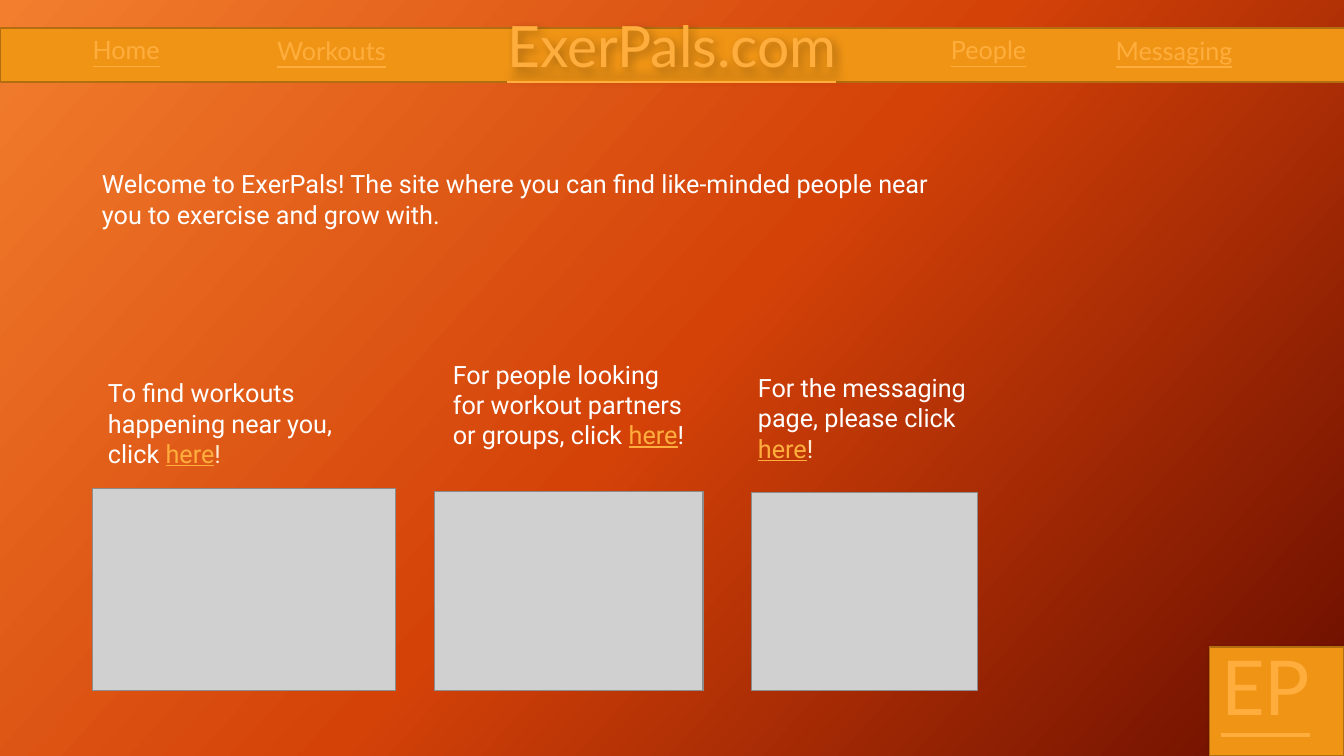
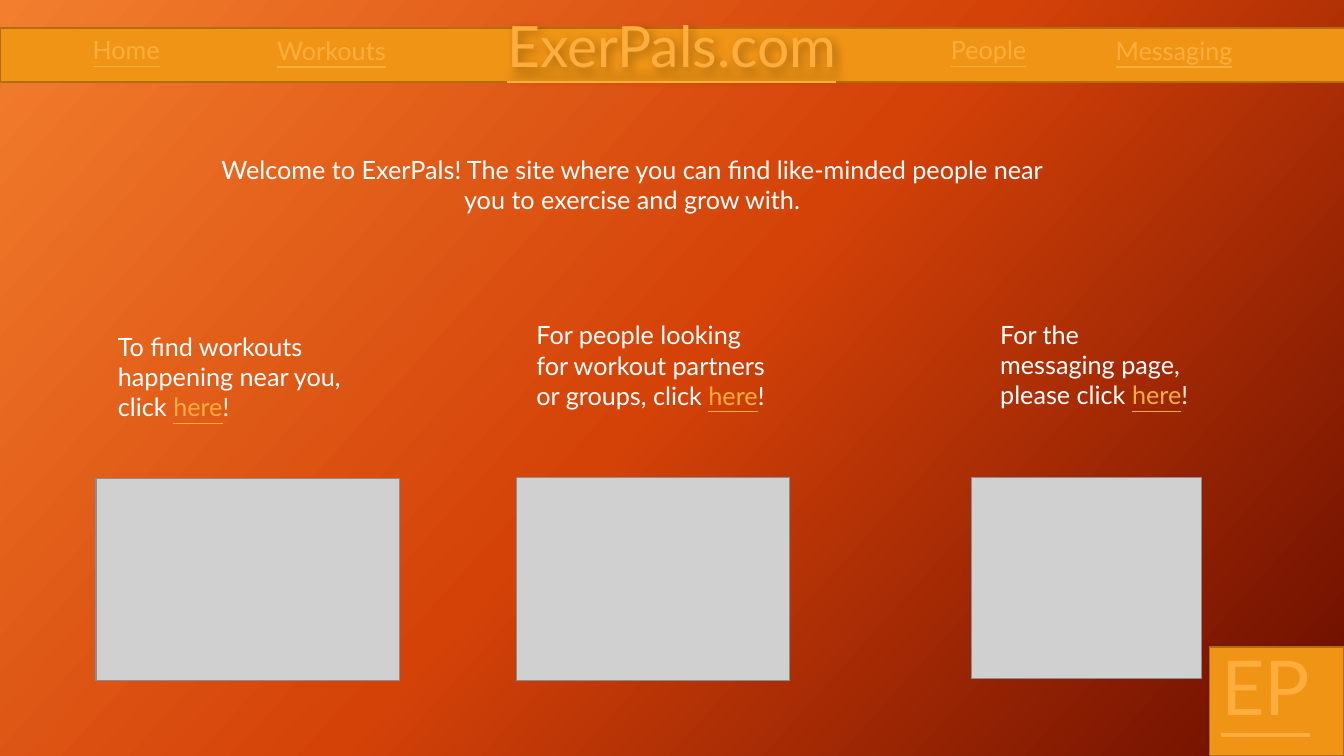
Before and after one commit to rscott32/HCI_Group_19, a slide deck: slide 1 of High Fidelity Prototyping Group 19.pptx. Drawn at 1344x756 pixels with LibreOffice and Linux fonts; fonts in the diff are those of the drawing; grey boxes stand for pictures; background and template pictures are left out. Boxes give left, top, right and bottom in pixels: in the first picture for what was removed or moved away, otherwise in the second. Text is boxed around its words. In the diff, an @@ line names an element or a change of style, - is before the commit and + after.

Commit message:
Added People and workout pages. Updated appearance of home and messaging pages

```diff
--- a/High Fidelity Prototyping Group 19.pptx
+++ b/High Fidelity Prototyping Group 19.pptx
@@ text "Welcome to ExerPals! The site ...": place and size @@
-text "Welcome to ExerPals! The site ..." at [102, 174, 927, 230]
+text "Welcome to ExerPals! The site ..." at [221, 160, 1043, 214]
@@ text "Welcome to ExerPals! The site ..." at [221, 160, 1043, 214]: font Roboto to Lato; alignment left to centre @@
@@ text "To find workouts happening near ...": place and size @@
-text "To find workouts happening near ..." at [108, 383, 332, 466]
+text "To find workouts happening near ..." at [118, 337, 341, 416]
@@ text "For people looking for workout ...": place and size @@
-text "For people looking for workout ..." at [453, 365, 684, 450]
+text "For people looking for workout ..." at [536, 325, 765, 410]
@@ font Roboto to Lato in 3 elements at [118, 337, 341, 416], [536, 325, 765, 410], [1000, 325, 1188, 409] @@
@@ text "For the messaging page, please ...": place and size @@
-text "For the messaging page, please ..." at [758, 378, 965, 461]
+text "For the messaging page, please ..." at [1000, 325, 1188, 409]
@@ picture: place and size @@
-picture at [92, 489, 395, 691]
+picture at [96, 479, 399, 681]
@@ picture: place and size @@
-picture at [435, 492, 703, 692]
+picture at [516, 477, 789, 681]
@@ picture: place and size @@
-picture at [752, 492, 978, 691]
+picture at [972, 477, 1202, 679]
```
Also in this commit, not shown: 4 other slides changed, 5 slides added.
